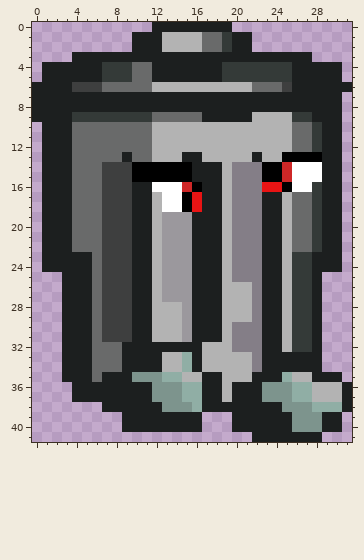
Pixel-art sprite, stored at sprites/spr_bigtrash/af7c4750-a849-4f6e-b515-f77886280e39.png. This is how it looked before the edit.
The file is 32x42 pixels. Colours within 5 levels of each other are drawn and written as one.
Now the later version:
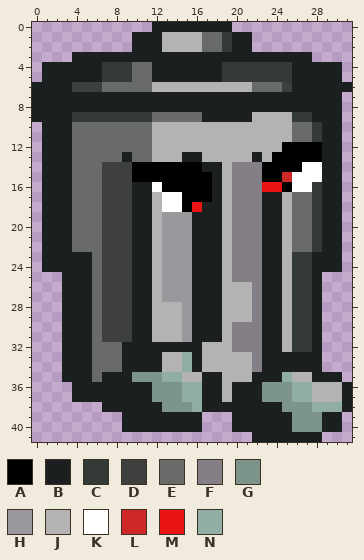
Palette (. is transparent): A #000000  B #1c1f1f  C #343a38  D #3e3f3f  E #696a6a  F #847e87  G #7d948d  H #9b989d  J #b3b3b3  K #ffffff  L #ce2727  M #e91414  N #90aea5
The exact change:
Colour B becomes colour A in row 14 at x 16; in row 15 at x 16 to 17; in rows 16 to 17 at x 17.
Colour C becomes colour A in row 12 at x 28.
Colour E becomes colour A in row 12 at x 26 to 27.
Colour J becomes colour A in row 12 at x 25; in row 13 at x 24.
Colour K becomes colour A in row 14 at x 26; in row 16 at x 13 to 14.
Colour L becomes colour A in row 14 at x 25; in row 16 at x 15.
Colour M becomes colour A in row 17 at x 16.
